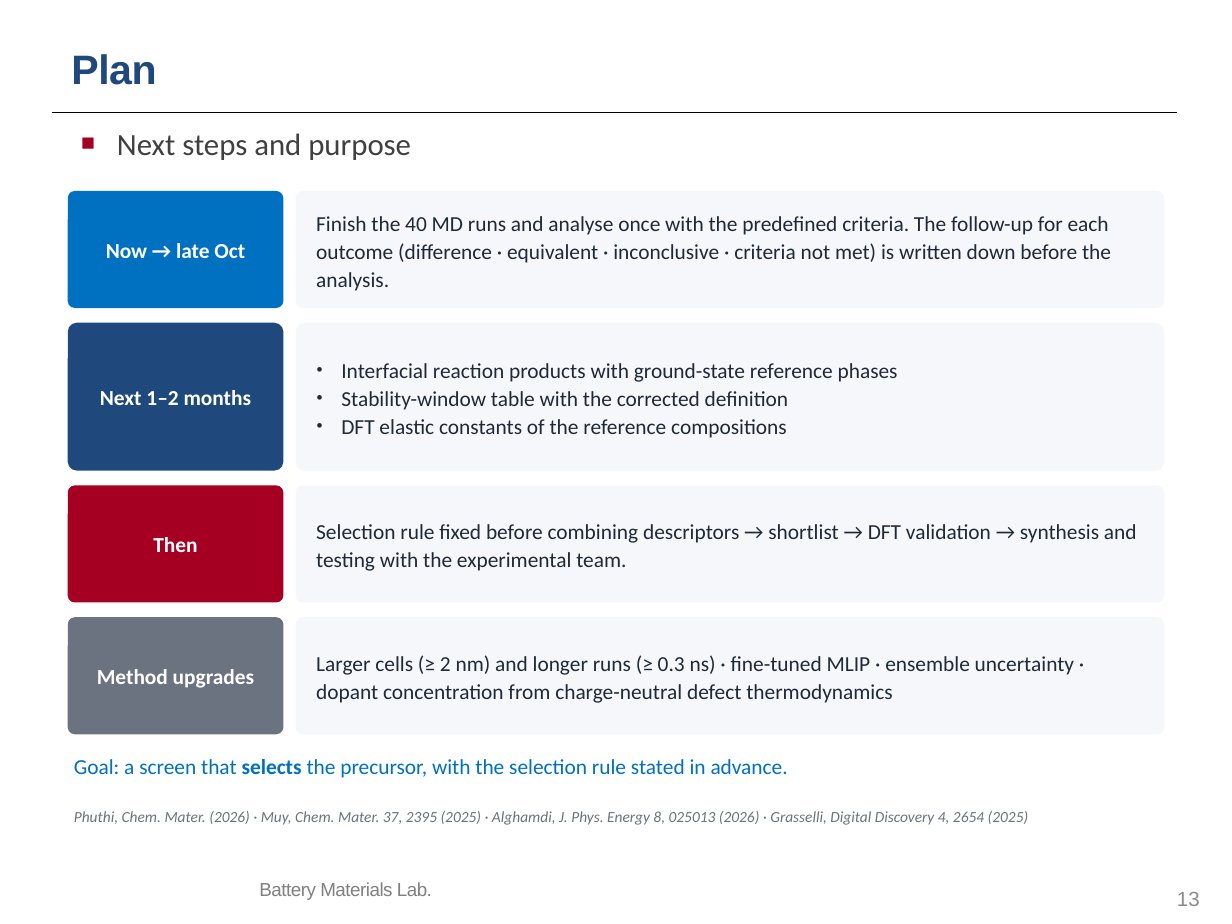
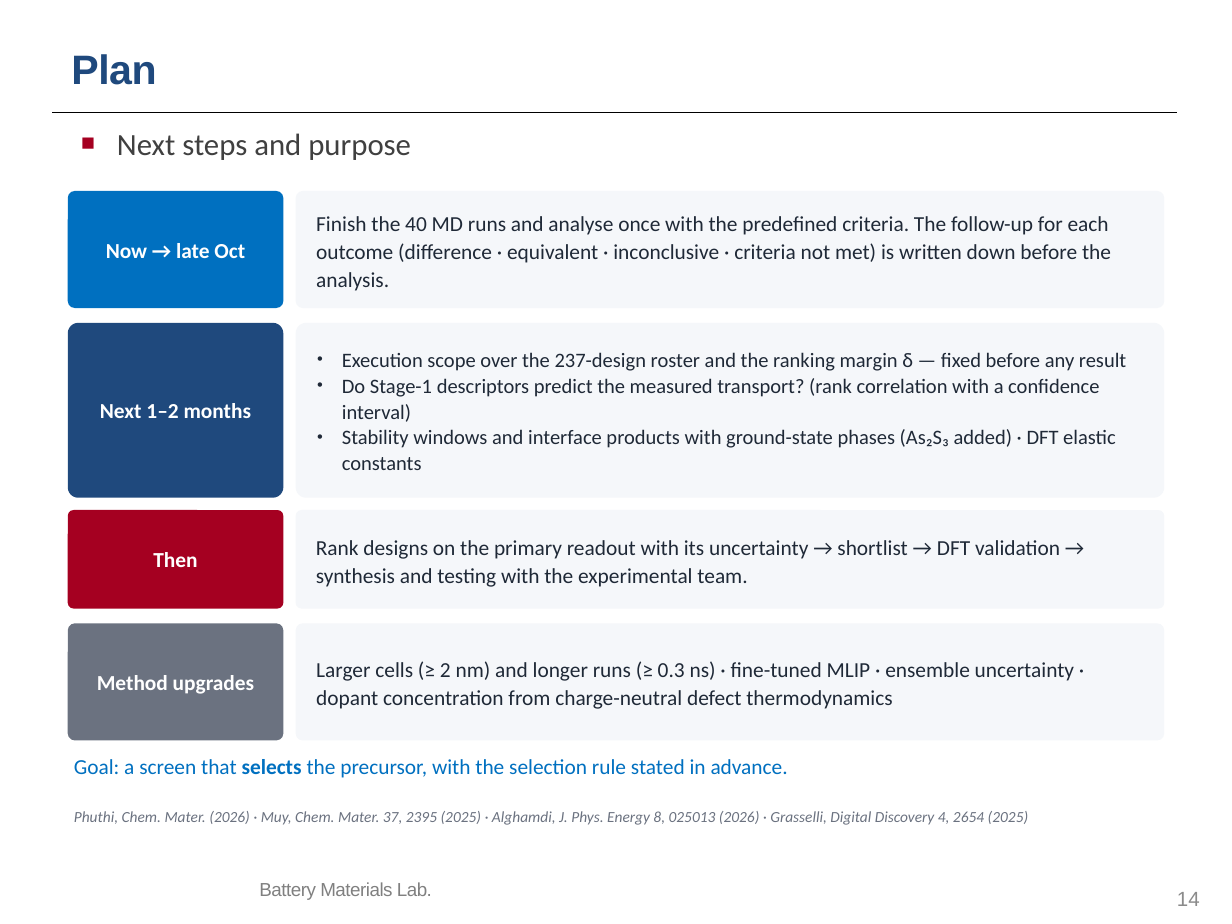
Before and after one commit to yonghoon7153-source/Yonghoon-DEM-DFT, a slide deck: slide 14 of kb/seminars/Research_Seminar_2026_10_13_cascade_progress.pptx (slide 13 before the commit). Drawn at 1232x924 pixels with LibreOffice and Linux fonts; fonts in the diff are those of the drawing; background and template pictures are left out. Boxes give left, top, right and bottom in pixels: in the first picture for what was removed or moved away, otherwise in the second. Text is boxed around its words. In the diff, an @@ line names an element or a change of style, - is before the commit and + after.

```diff
--- a/kb/seminars/Research_Seminar_2026_10_13_cascade_progress.pptx
+++ b/kb/seminars/Research_Seminar_2026_10_13_cascade_progress.pptx
@@ rounded rectangle "Next 1–2 months": place and size @@
-rounded rectangle "Next 1–2 months" at (68, 323, 283, 471)
+rounded rectangle "Next 1–2 months" at (68, 323, 283, 498)
@@ rounded rectangle "Execution scope over the 237-design ...": place and size @@
-rounded rectangle "Execution scope over the 237-design ..." at (296, 323, 1164, 471)
+rounded rectangle "Execution scope over the 237-design ..." at (296, 323, 1164, 498)
@@ text in rounded rectangle at (342, 352, 1126, 470): text changed; size 12.5 to 12 pt @@
-• Interfacial reaction products with ground-state reference phases
-• Stability-window table with the corrected definition
-• DFT elastic constants of the reference compositions
+• Execution scope over the 237-design roster and the ranking margin δ — fixed before any result
+• Do Stage-1 descriptors predict the measured transport? (rank correlation with a confidence interval)
+• Stability windows and interface products with ground-state phases (As₂S₃ added) · DFT elastic constants
@@ rounded rectangle "Then": place and size @@
-rounded rectangle "Then" at (68, 485, 283, 602)
+rounded rectangle "Then" at (68, 510, 283, 609)
@@ rounded rectangle "Rank designs on the primary ...": place and size @@
-rounded rectangle "Rank designs on the primary ..." at (296, 485, 1164, 602)
+rounded rectangle "Rank designs on the primary ..." at (296, 510, 1164, 609)
@@ text in rounded rectangle at (316, 540, 1060, 587): text changed @@
-Selection rule fixed before combining descriptors → shortlist → DFT validation → synthesis and testing with the experimental team.
+Rank designs on the primary readout with its uncertainty → shortlist → DFT validation → synthesis and testing with the experimental team.
@@ rounded rectangle "Method upgrades": place and size @@
-rounded rectangle "Method upgrades" at (68, 617, 283, 734)
+rounded rectangle "Method upgrades" at (68, 623, 283, 740)
@@ rounded rectangle "Larger cells (≥ 2 nm) ...": place and size @@
-rounded rectangle "Larger cells (≥ 2 nm) ..." at (296, 617, 1164, 734)
+rounded rectangle "Larger cells (≥ 2 nm) ..." at (296, 623, 1164, 740)
@@ page number at (1177, 892, 1200, 906): text changed @@
-13
+14
```
Also in this commit, not shown: 9 other slides changed, 1 slide added, 17 other files.
